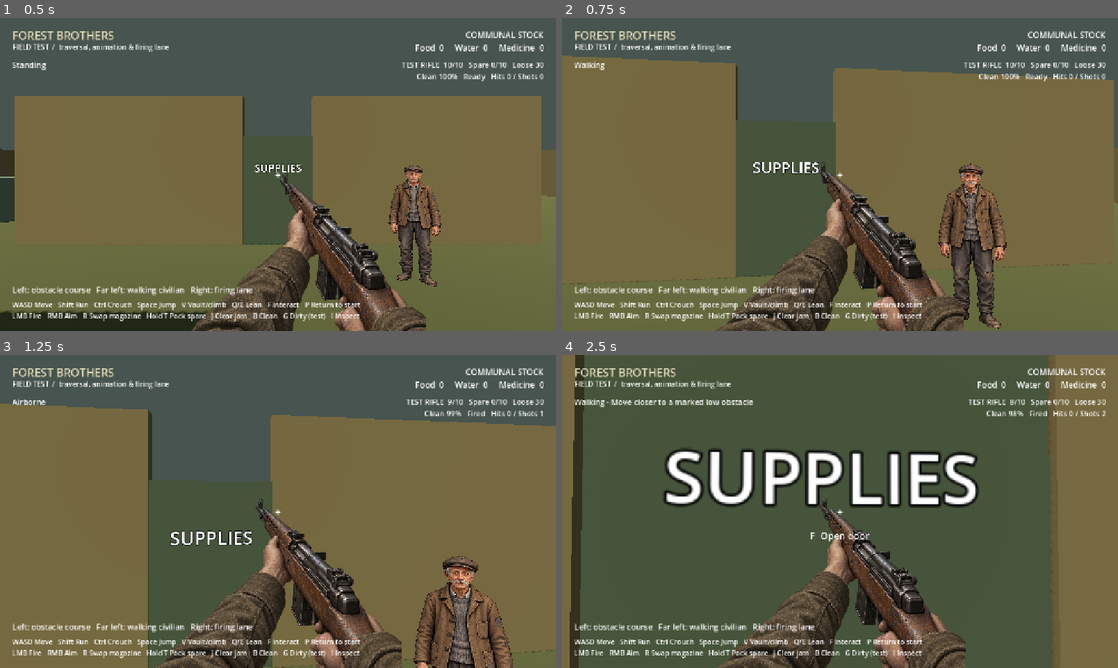
Above: before the commit, frames 1-4 (two rows, left to right).
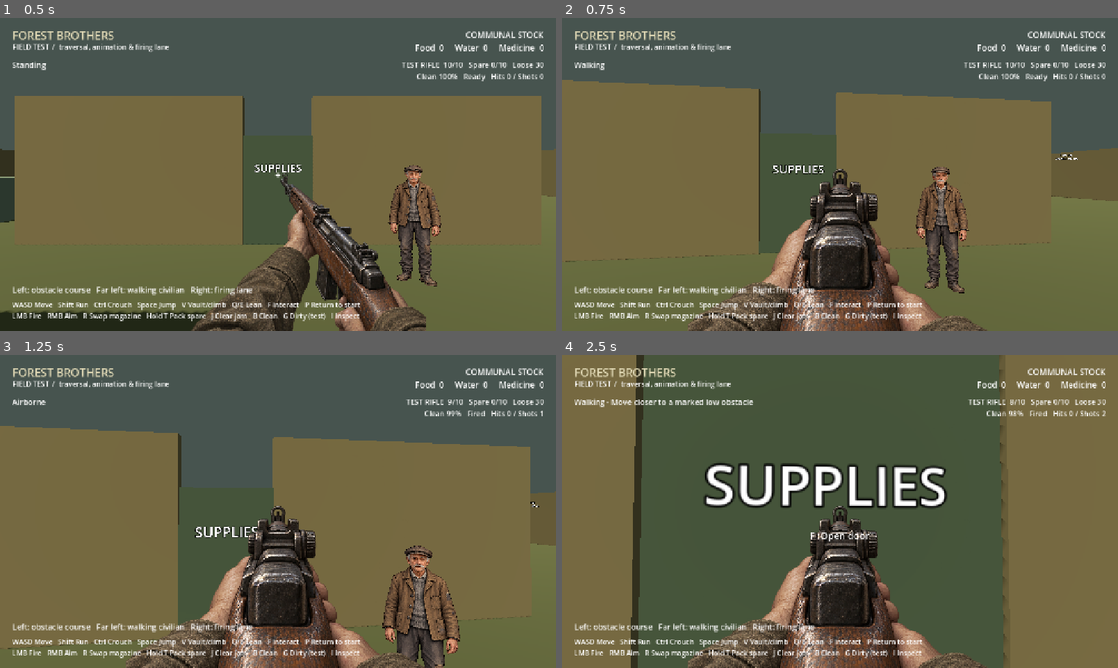
Above: after the commit, the same moments.

Repository: lazdinst/forest-brothers
Game: Godot game, scene res://scenes/prototype/camp_test.tscn
Same seed, same stepped clock (60 frames per second), same inputs: the game is played once before the commit and once after it.
Inputs (mouse positions are in pixels of both pictures, inside the frame that each line leads up to):
- Up to frame 1 (0.5 s): no input
- Up to frame 2 (0.75 s): tap Enter at 0.5 s; move the mouse to (867, 174) at 0.52 s; hold W (move_forward) from 0.53 s (still down); hold Right mouse button (aim) from 0.53 s (still down)
- Up to frame 3 (1.25 s): keep holding W (move_forward); keep holding Right mouse button (aim); tap Space (jump) at 0.77 s; click (305, 511) at 0.8 s
- Up to frame 4 (2.5 s): keep holding W (move_forward); move the mouse to (812, 511) at 1.27 s; release Right mouse button (aim) at 1.28 s; click (812, 511) at 1.35 s; tap Space (jump) at 1.52 s; tap V (vault) at 1.55, 2.1 s; move the mouse to (851, 505) at 2.02 s; hold Right mouse button (aim) from 2.03 s (still down)

Frame 1 is identical in both runs. In frame 2, 25% of the frame differs, in the area x 0-100%, y 12-100%; in frame 3, 25%; in frame 4, 37%, in the area x 1-89%, y 0-100%.

Commit message:
Add centered iron-sight aiming view and alignment checks

Diff:
--- a/scripts/player/first_person_player.gd
+++ b/scripts/player/first_person_player.gd
@@ -75,7 +75,7 @@
 func _physics_process(delta: float) -> void:
 	var active := controls_active()
 	_update_stance(active)
-	is_aiming = active and Input.is_action_pressed("aim") and not is_vaulting
+	is_aiming = active and Input.is_action_pressed("aim") and not is_vaulting and weapon.state.busy == &""
 	if is_vaulting:
 		_advance_vault(delta)
 	else:
@@ -125,7 +125,8 @@
 	var fraction: float = safe[0] if not safe.is_empty() else 0.0
 	camera.position.x = _lean * lean_distance * fraction
 	camera.rotation.z = -_lean * fraction * deg_to_rad(8.0)
-	camera.fov = move_toward(camera.fov, 48.0 if is_aiming else 60.0, delta * 70.0)
+	# Iron-sight alignment is in weapon presentation; aiming does not zoom the world.
+	camera.fov = 60.0
 
 
 func _capsule_clear(feet: Vector3, height: float) -> bool:
--- a/scripts/prototype/camp_test.gd
+++ b/scripts/prototype/camp_test.gd
@@ -22,6 +22,7 @@
 	status_label.text = "Left: obstacle course   Far left: walking civilian   Right: firing lane"
 	$HUD/MovementState.text = player.movement_state + (" - " + player.traversal_message if player.traversal_message != "" else "")
 	$HUD/WeaponStatus.text = player.weapon.status_text()
+	$HUD/Crosshair.visible = not player.is_aiming and player.weapon.aim_fraction < 0.05
 
 
 func _update_stock() -> void:
--- a/scripts/weapons/prototype_weapon.gd
+++ b/scripts/weapons/prototype_weapon.gd
@@ -3,6 +3,10 @@
 
 const WeaponState = preload("res://scripts/weapons/prototype_weapon_state.gd")
 const HANDS = preload("res://assets/weapons/test_rifle/first_person_v1.png")
+const AIMED_HANDS = preload("res://assets/weapons/test_rifle/iron_sights_v1.png")
+# Measured front-post tip in the original unmodified image, normalized to its canvas.
+const SIGHT_ANCHOR := Vector2(0.5, 0.418)
+var aim_fraction: float = 0.0
 var state = WeaponState.new()
 var rng := RandomNumberGenerator.new()
 var hits: int = 0
@@ -106,15 +110,26 @@
 		dip += 130.0
 	if _player.is_sprinting:
 		dip += 55.0
-	var aim: float = 1.0 if _player.is_aiming else 0.0
-	_hands.size = Vector2(570, 570) * scale_factor
-	_hands.position = Vector2(viewport_size.x * 0.5 - 230.0 * scale_factor, viewport_size.y - 480.0 * scale_factor)
-	_hands.position += (bob + Vector2(-aim * 55.0 + _player.camera.position.x * 35.0, dip + _kick * 22.0 - aim * 30.0)) * scale_factor
-	_hands.pivot_offset = _hands.size * 0.5
-	_hands.rotation = _player.camera.rotation.z + sin(_phase * 0.5) * minf(speed, 1.0) * 0.006
+	aim_fraction = move_toward(aim_fraction, 1.0 if _player.is_aiming else 0.0, delta * 6.0)
+	var aimed_view := aim_fraction >= 0.5
+	_hands.texture = AIMED_HANDS if aimed_view else HANDS
+	_hands.size = Vector2.ONE * lerpf(570.0, 700.0, aim_fraction) * scale_factor
+	var hip_position := Vector2(viewport_size.x * 0.5 - 230.0 * scale_factor, viewport_size.y - 480.0 * scale_factor)
+	var aimed_position := viewport_size * 0.5 - _hands.size * SIGHT_ANCHOR
+	_hands.position = hip_position.lerp(aimed_position, aim_fraction)
+	# Keep settled sights on the camera ray, including while walking/leaning.
+	# A short lowering/raising motion masks the switch between painted views.
+	var transition_dip := sin(aim_fraction * PI) * 85.0
+	_hands.position += (bob * (1.0 - aim_fraction) + Vector2(_player.camera.position.x * 35.0 * (1.0 - aim_fraction), dip + transition_dip + _kick * 22.0)) * scale_factor
+	_hands.pivot_offset = _hands.size * (SIGHT_ANCHOR if aimed_view else Vector2(0.5, 0.5))
+	_hands.rotation = _player.camera.rotation.z + sin(_phase * 0.5) * minf(speed, 1.0) * 0.006 * (1.0 - aim_fraction)
 	_flash.size = Vector2(15, 20) * scale_factor
-	_flash.position = _hands.position + _hands.size * Vector2(0.43, 0.22)
+	_flash.position = sight_screen_position() - _flash.size * 0.5 if aimed_view else _hands.position + _hands.size * Vector2(0.43, 0.22)
 	_flash.visible = _flash_time > 0.0
+
+
+func sight_screen_position() -> Vector2:
+	return _hands.get_global_transform() * (_hands.size * SIGHT_ANCHOR)
 
 
 func status_text() -> String:
--- /dev/null
+++ b/tests/ads_smoke.gd
@@ -0,0 +1,58 @@
+extends SceneTree
+var failures: Array[String] = []
+
+func _initialize() -> void:
+	call_deferred("_run")
+
+func _frames(count: int) -> void:
+	for index in range(count):
+		await physics_frame
+		await process_frame
+
+func _check(ok: bool, detail: String) -> void:
+	if not ok:
+		failures.append(detail)
+
+func _run() -> void:
+	var world = load("res://scenes/prototype/camp_test.tscn").instantiate()
+	root.add_child(world)
+	var player = world.get_node("Player")
+	await _frames(10)
+	player.position = Vector3(11, 0.02, -8)
+	player.velocity = Vector3.ZERO
+	await _frames(5)
+	player.camera.look_at(world.get_node("Course/Target2").global_position)
+	Input.action_press("aim")
+	await _frames(30)
+	_check(player.is_aiming and player.weapon.aim_fraction == 1.0, "RMB must reach the iron-sight view")
+	_check(not world.get_node("HUD/Crosshair").visible, "Hide crosshair in ADS")
+	_check(player.camera.fov == 60.0, "ADS must not substitute world zoom for sight alignment")
+	for size in [Vector2i(1280, 720), Vector2i(1024, 768)]:
+		root.size = size
+		await _frames(3)
+		_check(player.weapon.sight_screen_position().distance_to(root.get_visible_rect().size * 0.5) < 0.1, "Front sight must align with camera center at %s" % size)
+	Input.action_press("lean_right")
+	await _frames(30)
+	_check(player.weapon.sight_screen_position().distance_to(root.get_visible_rect().size * 0.5) < 0.1, "Leaning must rotate around the sight instead of displacing it")
+	Input.action_release("lean_right")
+	await _frames(30)
+	player.camera.look_at(world.get_node("Course/Target2").global_position)
+	player.weapon.rng.seed = 12345
+	player.weapon.command(&"fire")
+	await _frames(18)
+	_check(world.get_node("Course/Target2").hit_count == 1, "Shot must hit the target beneath the iron-sight aim point")
+	player.weapon.command(&"reload")
+	await _frames(12)
+	_check(not player.is_aiming and player.weapon.aim_fraction < 0.05, "Reload interrupts ADS while RMB remains held")
+	await _frames(100)
+	_check(player.is_aiming and player.weapon.aim_fraction == 1.0, "Held RMB resumes ADS after reloading")
+	Input.action_release("aim")
+	await _frames(20)
+	_check(player.weapon.aim_fraction == 0.0 and world.get_node("HUD/Crosshair").visible, "Release RMB returns to hip view and crosshair")
+	for failure in failures:
+		push_error(failure)
+	if failures.is_empty():
+		print("PASS: ADS entry/release, sight alignment at two sizes, lean alignment, centered hit, reload interruption/resumption, fixed FOV")
+	world.queue_free()
+	await process_frame
+	quit(0 if failures.is_empty() else 1)
Binary file added: assets/weapons/test_rifle/iron_sights_v1.png
Not shown, added: assets/weapons/test_rifle/iron_sights_v1.png.import
Not shown, added: tests/ads_smoke.gd.uid
Not shown, added: assets/IRON_SIGHTS_PROMPT.md
Not shown, changed: docs/DECISIONS.md
Not shown, changed: docs/GETTING_STARTED.md
Not shown, changed: docs/TECHNICAL_DIRECTION.md
